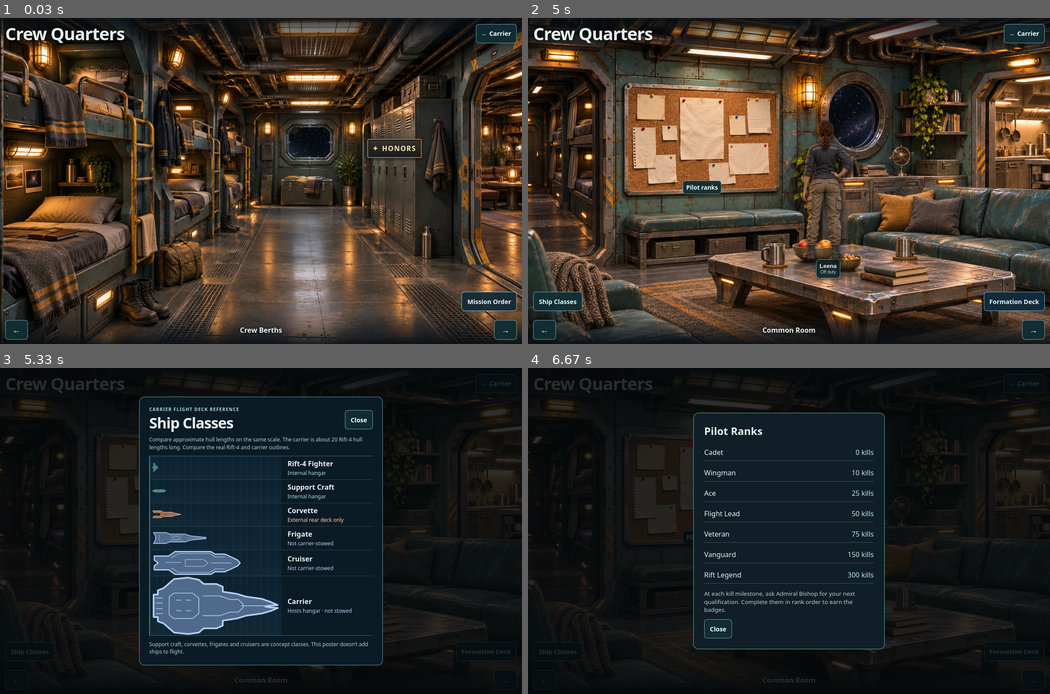
Above: before the commit, frames 1-4 (two rows, left to right).
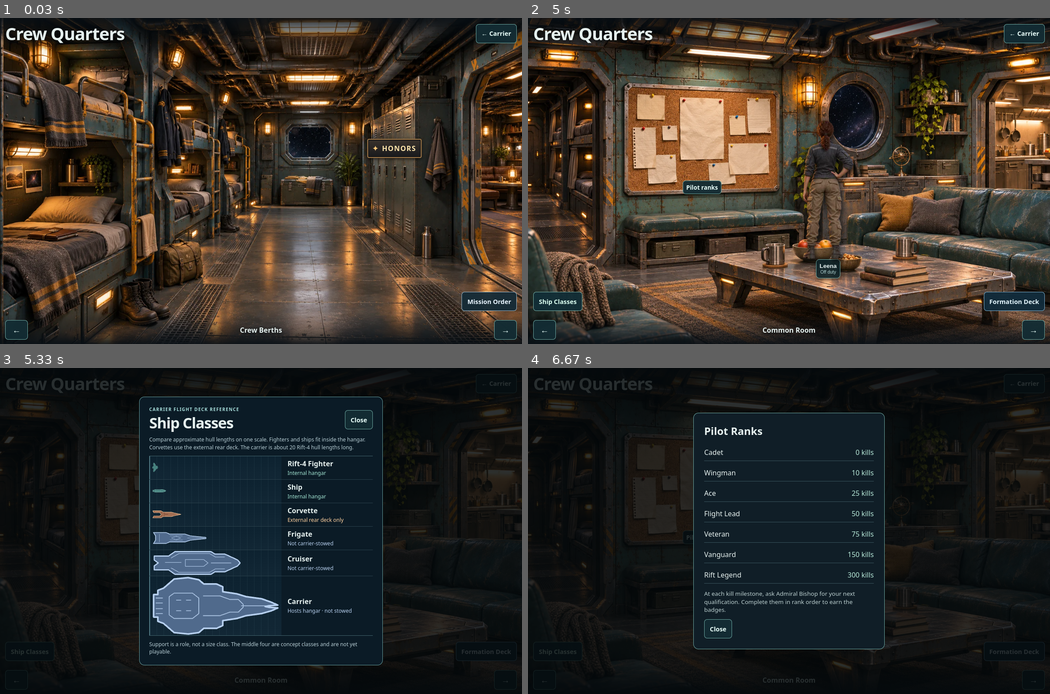
Above: after the commit, the same moments.

Repository: gambizt3-dev/rift-runner
Game: browser game, page carrier-crew.html
The game is run twice, just before and just after one commit, with the same random seed, the same clock (stepped at 60 frames per second) and the same inputs.
Inputs:
- Up to frame 1 (0.03 s): no input
- Up to frame 2 (5 s): click "→" at 1.27 s; click "Leena Off duty" at 2.02 s; click "Close" at 2.77 s; click "Formation Deck" at 3.52 s; click "Place my ship" at 4.27 s; click "Close" at 4.77 s
- Up to frame 3 (5.33 s): click "Ship Classes" at 5.02 s
- Up to frame 4 (6.67 s): click "Close" at 5.77 s; click "Pilot ranks" at 6.52 s

Frames 1-2 are identical in both runs. In frame 3, 0.8% of the frame differs, in the area x 28-71%, y 21-88%; in frame 4, nothing differs.

Commit message:
Clarify vessel classes and carrier berths on the Common Room board

Diff:
--- a/carrier-crew.html
+++ b/carrier-crew.html
@@ -149,7 +149,7 @@
    <div><p class="poster-kicker">Carrier flight deck reference</p><h2 id="crew-ship-classes-title">Ship Classes</h2></div>
    <form method="dialog"><button class="control" type="submit" autofocus>Close</button></form>
   </header>
-  <p id="crew-ship-classes-note">Compare approximate hull lengths on the same scale. The carrier is about 20 Rift-4 hull lengths long. Compare the real Rift-4 and carrier outlines.</p>
+  <p id="crew-ship-classes-note">Compare approximate hull lengths on one scale. Fighters and ships fit inside the hangar. Corvettes use the external rear deck. The carrier is about 20 Rift-4 hull lengths long.</p>
   <ol class="poster-ships" role="list">
    <li data-berth="internal" style="--length:5%">
     <div class="poster-canvas" aria-hidden="true"><svg class="poster-rift4-art" viewBox="0 0 180 266" focusable="false" …(314 unchanged characters)…
@@ -157,7 +157,7 @@
    </li>
    <li data-berth="internal" style="--length:11%">
     <div class="poster-canvas" aria-hidden="true"><svg viewBox="0 0 180 52" focusable="false"><path d="M7 17h20l7-9h79c28 0 51 6 65 18-14 12-37 18-65 18H34l-7-9H7Z"/><path class="poster-detail" d="M24 20v12m19-21v30m63-28v26m1-24c29 0 48 5 59 11-11 6-30 11-59 11M47 18h48m-48 16h48"/></svg></div>
-    <div class="poster-caption"><strong>Support Craft</strong><span>Internal hangar</span></div>
+    <div class="poster-caption"><strong>Ship</strong><span>Internal hangar</span></div>
    </li>
    <li data-berth="rear" style="--length:23%">
     <div class="poster-canvas" aria-hidden="true"><svg viewBox="0 0 180 52" focusable="false"><path d="M3 4h51l13 8h50l18 5 42 9-42 9-18 5H67l-13 8H3l7-12h36l11-10-11-10H10Z"/><path class="poster-detail" d="M16 10h36m-36 32h36m13-26v20m14-19h49m-50 18h50m-30-9h57"/></svg></div>
@@ -176,7 +176,7 @@
     <div class="poster-caption"><strong>Carrier</strong><span>Hosts hangar · not stowed</span></div>
    </li>
   </ol>
-  <p class="poster-footer">Support craft, corvettes, frigates and cruisers are concept classes. This poster doesn’t add ships to flight.</p>
+  <p class="poster-footer">Support is a role, not a size class. The middle four are concept classes and are not yet playable.</p>
  </dialog>
  <dialog id="crew-formation" class="squadron" aria-labelledby="crew-formation-title">
   <p class="squadron-kicker">Carrier flight planning</p>
--- a/tests/carrier-crew.test.cjs
+++ b/tests/carrier-crew.test.cjs
@@ -275,7 +275,7 @@
  const dialog=html.match(/<dialog id="crew-ship-classes"[\s\S]+?<\/dialog>/)[0];
  const classes=[...dialog.matchAll(/data-berth="([^"]+)" style="--length:(\d+)%"[\s\S]+?<strong>([^<]+)<\/strong><span>([^<]+)<\/span>/g)];
  assert.deepEqual(classes.map(m=>[m[3],m[1],m[4]]),[
-  ['Rift-4 Fighter','internal','Internal hangar'],['Support Craft','internal','Internal hangar'],
+  ['Rift-4 Fighter','internal','Internal hangar'],['Ship','internal','Internal hangar'],
   ['Corvette','rear','External rear deck only'],['Frigate','none','Not carrier-stowed'],
   ['Cruiser','none','Not carrier-stowed'],['Carrier','none','Hosts hangar · not stowed']
  ]);
